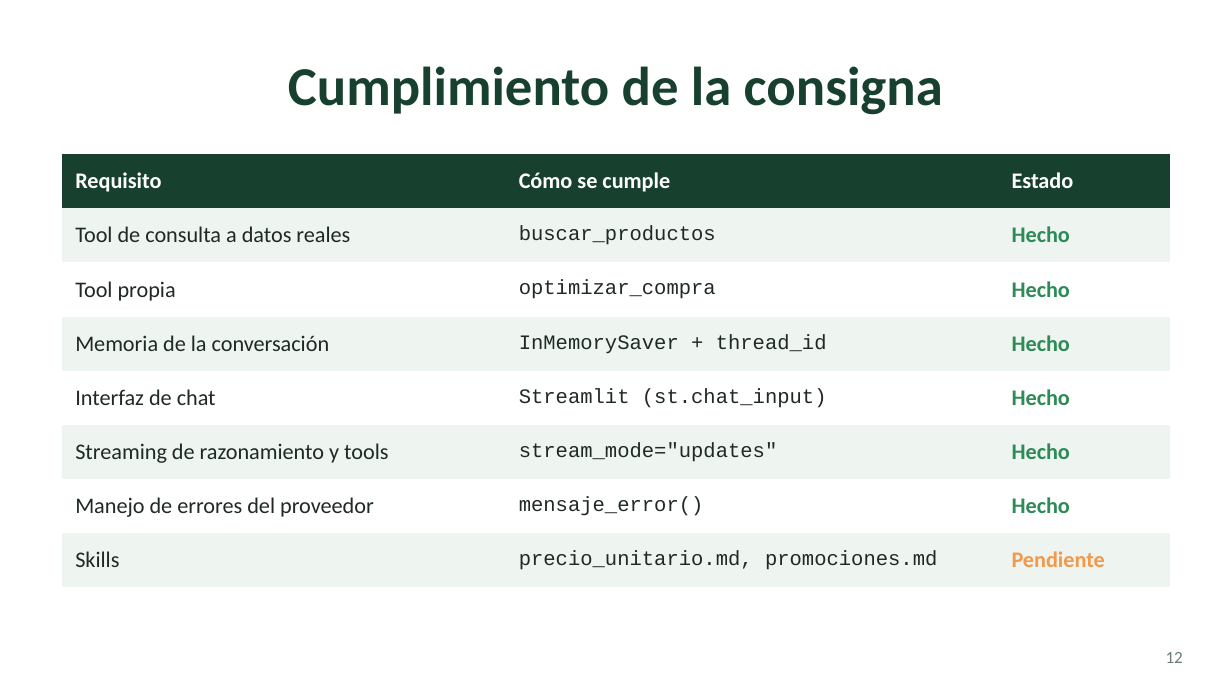
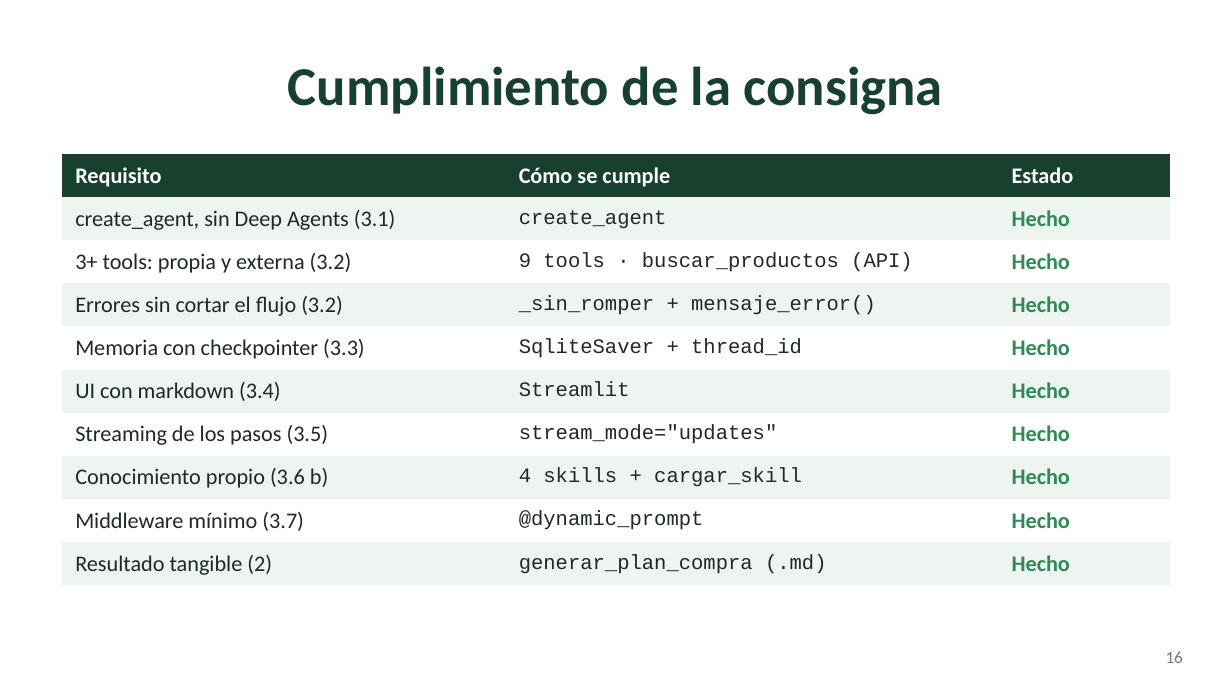
Before and after one commit to cuellojoaquinn/agente-de-supermercado, a slide deck: slide 16 of presentacion/super-agente.pptx (slide 12 before the commit). Drawn at 1232x693 pixels with LibreOffice and Linux fonts; fonts in the diff are those of the drawing. Boxes give left, top, right and bottom in pixels: in the first picture for what was removed or moved away, otherwise in the second. Text is boxed around its words. In the diff, an @@ line names an element or a change of style, - is before the commit and + after.

```diff
--- a/presentacion/super-agente.pptx
+++ b/presentacion/super-agente.pptx
@@ table at [62,154,1170,585] @@
-row 2: Tool de consulta a datos reales | buscar_productos | Hecho
-row 3: Tool propia | optimizar_compra | Hecho
-row 4: Memoria de la conversación | InMemorySaver + thread_id | Hecho
-row 5: Interfaz de chat | Streamlit (st.chat_input) | Hecho
-row 6: Streaming de razonamiento y tools | stream_mode="updates" | Hecho
-row 7: Manejo de errores del proveedor | mensaje_error() | Hecho
-row 8: Skills | precio_unitario.md, promociones.md | Pendiente
+row 2: create_agent, sin Deep Agents (3.1) | create_agent | Hecho
+row 3: 3+ tools: propia y externa (3.2) | 9 tools · buscar_productos (API) | Hecho
+row 4: Errores sin cortar el flujo (3.2) | _sin_romper + mensaje_error() | Hecho
+row 5: Memoria con checkpointer (3.3) | SqliteSaver + thread_id | Hecho
+row 6: UI con markdown (3.4) | Streamlit | Hecho
+row 7: Streaming de los pasos (3.5) | stream_mode="updates" | Hecho
+row 8: Conocimiento propio (3.6 b) | 4 skills + cargar_skill | Hecho
+row 9: Middleware mínimo (3.7) | @dynamic_prompt | Hecho
+row 10: Resultado tangible (2) | generar_plan_compra (.md) | Hecho
@@ page number at [1166,651,1183,663]: text changed @@
-12
+16
```
Also in this commit, not shown: 8 other slides changed, 4 slides added, 1 other file.
